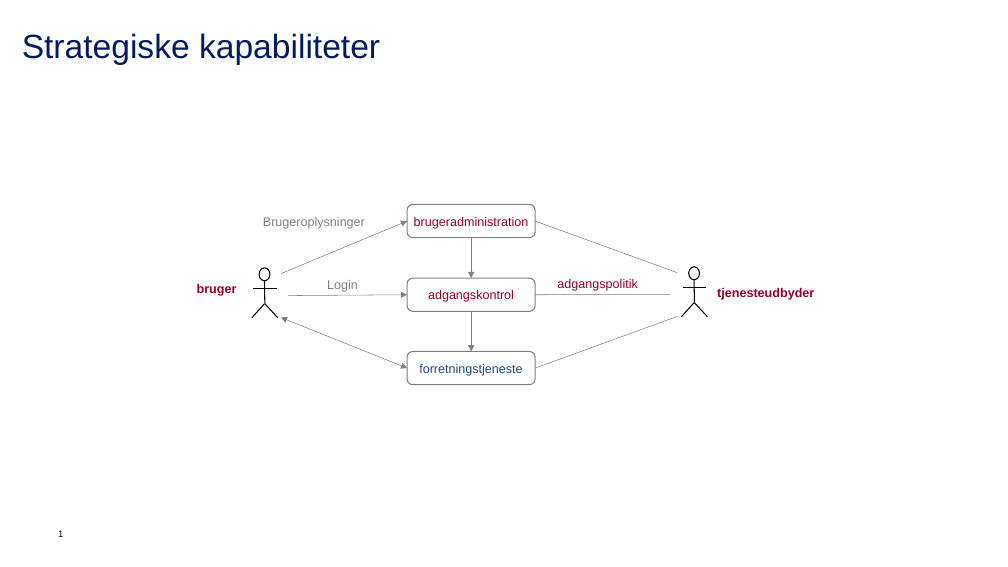
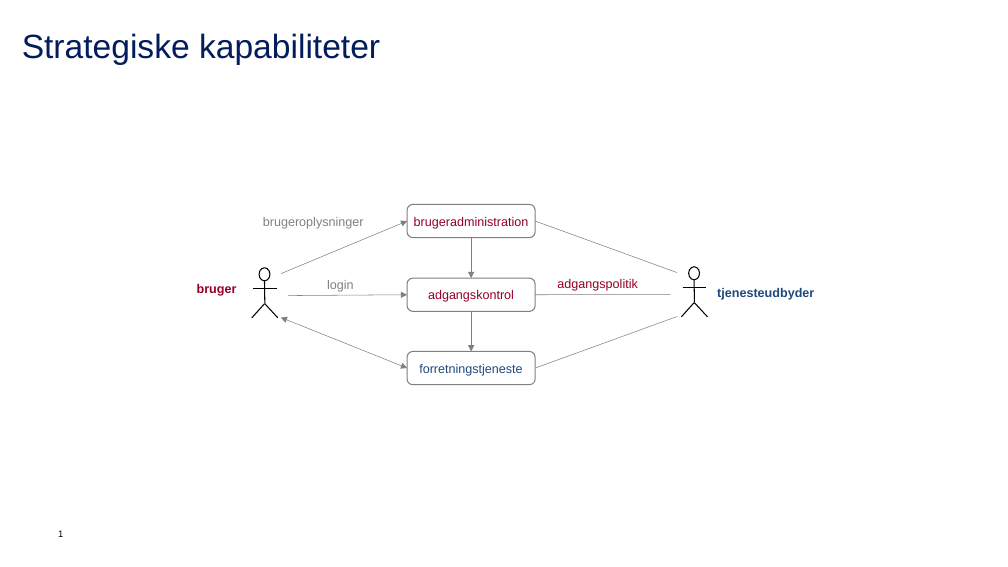
Before and after one commit to digst/trust, a slide deck: slide 1 of Figurer.pptx. Drawn at 1008x567 pixels with LibreOffice and Linux fonts; fonts in the diff are those of the drawing; background and template pictures are left out. Boxes give left, top, right and bottom in pixels: in the first picture for what was removed or moved away, otherwise in the second. Text is boxed around its words. In the diff, an @@ line names an element or a change of style, - is before the commit and + after.

```diff
--- a/Figurer.pptx
+++ b/Figurer.pptx
@@ text at bbox=[263, 217, 364, 229]: text changed @@
-Brugeroplysninger
+brugeroplysninger
@@ text at bbox=[327, 280, 354, 292]: text changed @@
-Login
+login
@@ text "tjenesteudbyder" at bbox=[717, 288, 814, 300]: text colour #940027 to #1F497D @@
```
Also in this commit, not shown: 5 other slides changed, 19 other files.
